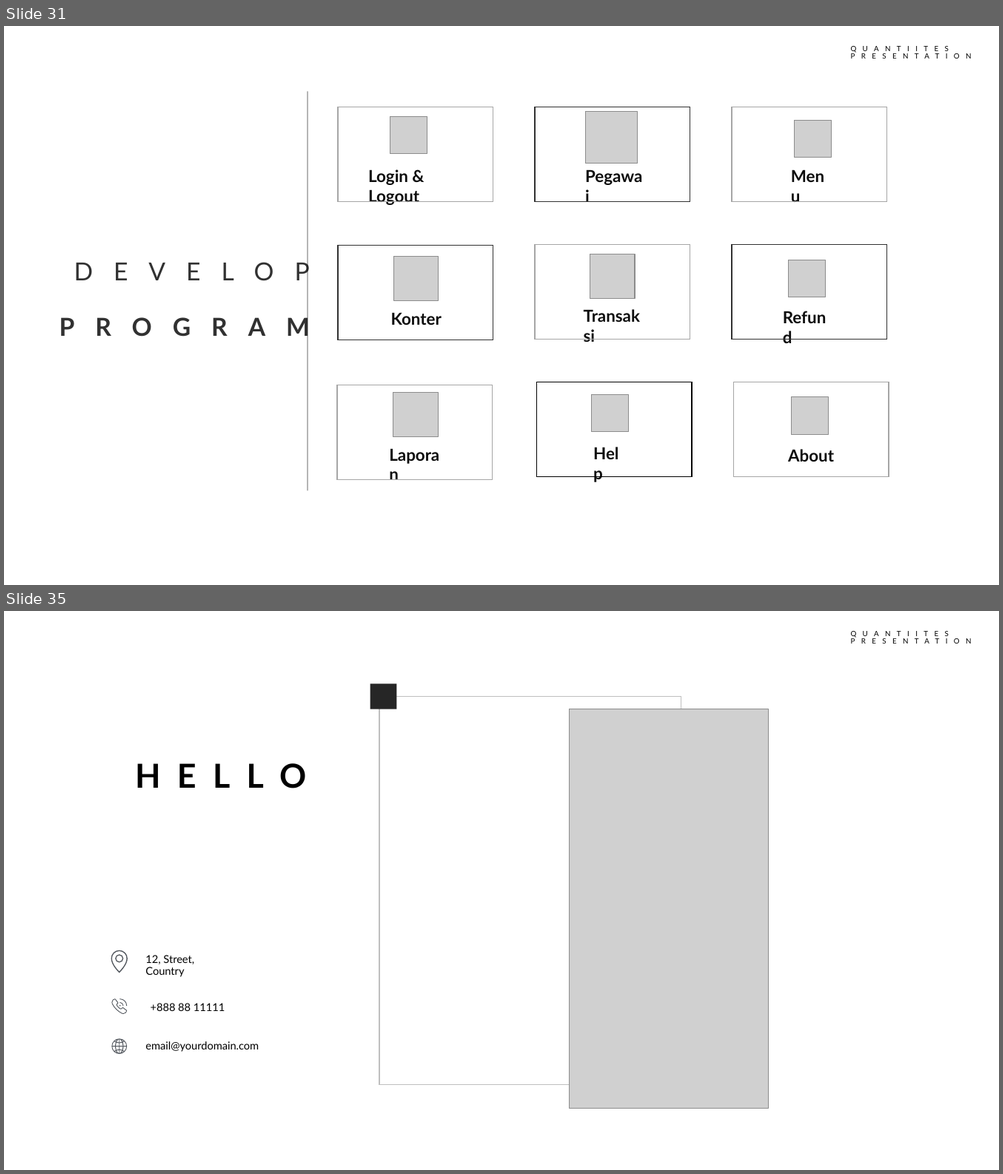
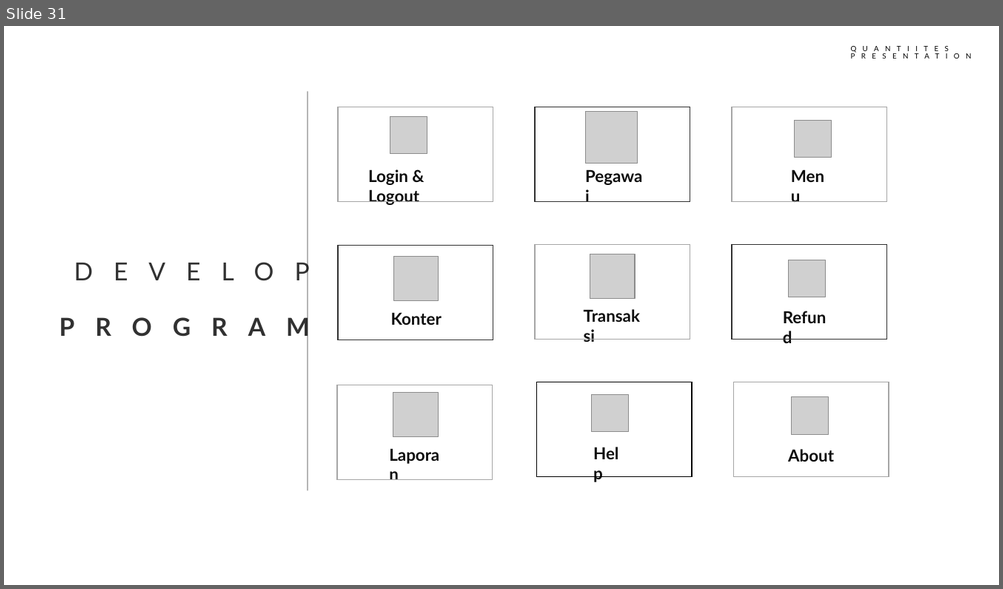
Before and after one commit to curlyzscode/lpg, a slide deck: system analys design/Kayu Kayu.pptx. Shown one above the other, each under a label of ours: slides 31 and 35 before the commit, slide 31 after it; the slides between them are not shown. The pictures are 1003x1174 and 1003x589 pixels, drawn with LibreOffice and Linux fonts; fonts in the diff are those of the drawing; grey boxes stand for pictures. Boxes give left, top, right and bottom in pixels: in the first picture for what was removed or moved away, otherwise in the second. Text is boxed around its words. In the diff, an @@ line names an element or a change of style, - is before the commit and + after.

```diff
--- a/system analys design/Kayu Kayu.pptx
+++ b/system analys design/Kayu Kayu.pptx
@@ slide 35 removed at [4,611,999,1170], background #FFFFFF; not listed: 1 template element that a slide beside it also shows @@
@@ rectangle removed at [370,684,397,709] @@
@@ rectangle removed at [379,697,681,1085] @@
@@ picture removed at [569,709,768,1109] @@
@@ text removed at [128,760,342,795] @@
-HELLO
@@ freeform shape removed at [111,951,127,974] @@
@@ text removed at [145,955,194,977] @@
-12, Street, Country
@@ freeform shape removed at [111,999,127,1014] @@
@@ text removed at [151,1003,225,1011] @@
-+888 88 11111
@@ freeform shape removed at [111,1039,127,1055] @@
@@ text removed at [145,1042,259,1052] @@
-email@yourdomain.com
```
Also in this commit, not shown: 2 slides added, 5 other slides removed, 4 other files.
